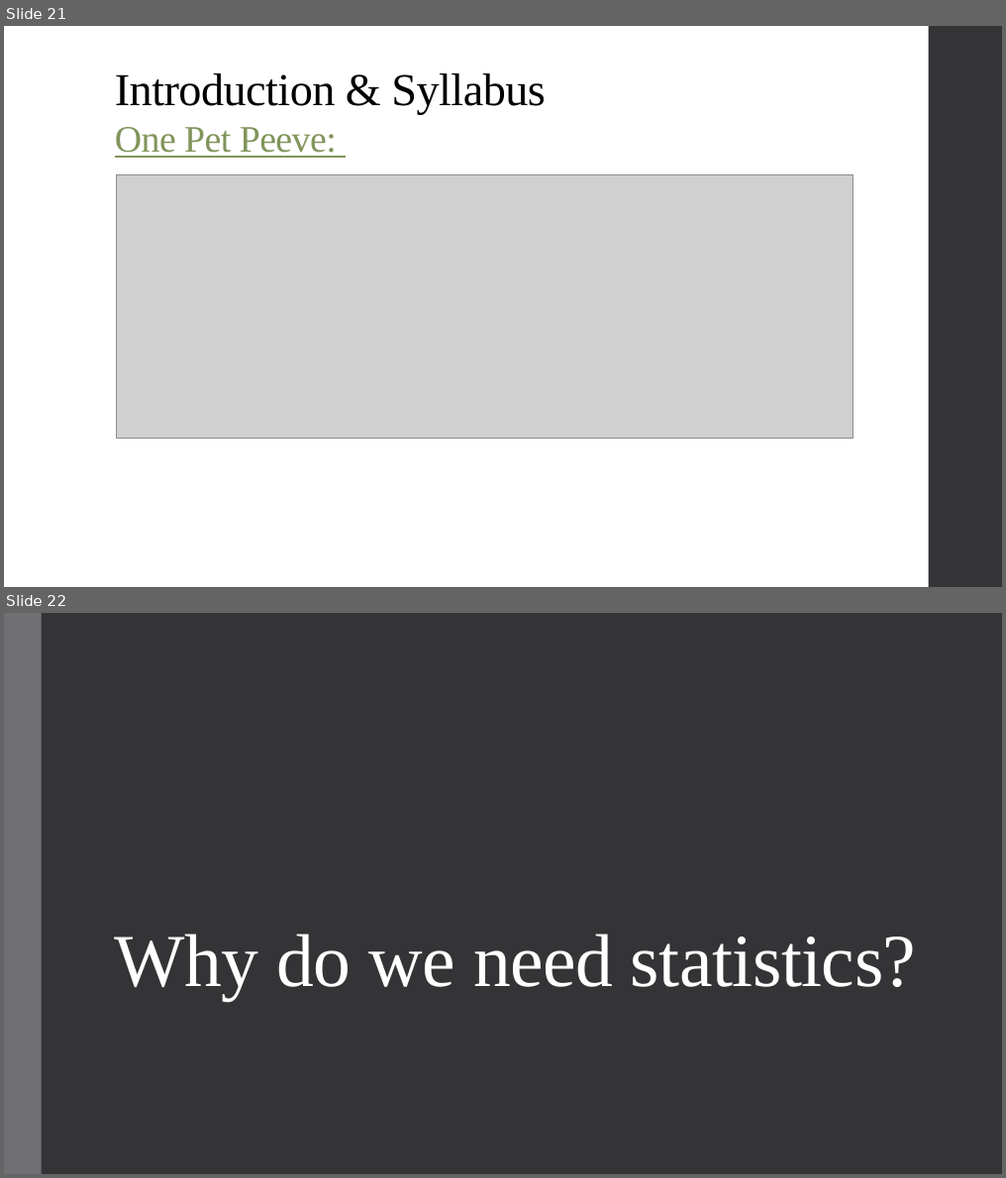
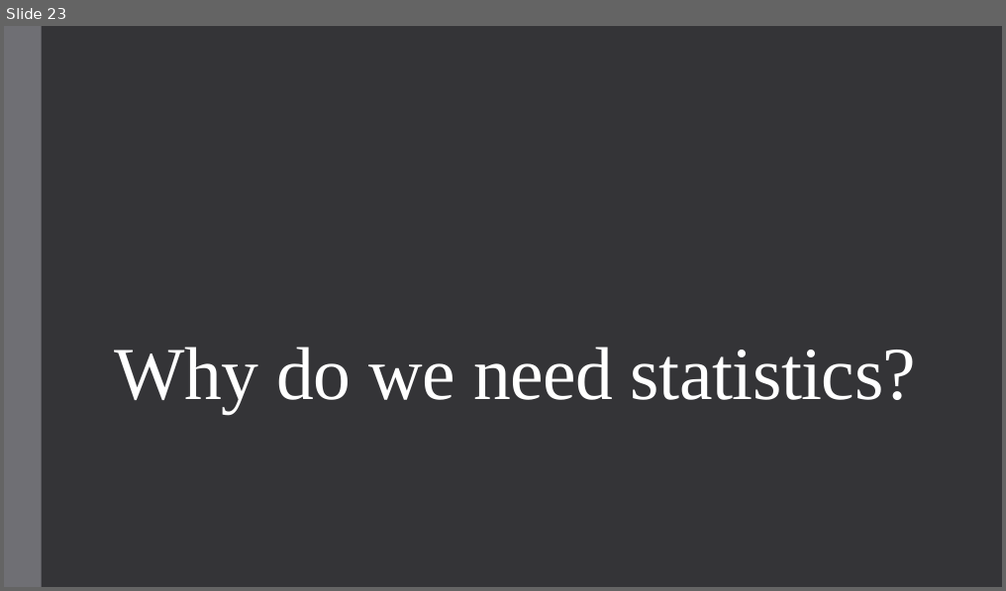
Before and after one commit to alex-hoagland/HAD5772, a slide deck: Lectures/Lecture01_Introduction/Lecture1_Intro.pptx. Shown one above the other, each under a label of ours: slides 21 and 22 before the commit, slide 23 after it. The pictures are 1006x1178 and 1006x591 pixels, drawn with LibreOffice and Linux fonts; fonts in the diff are those of the drawing; grey boxes stand for pictures. Boxes give left, top, right and bottom in pixels: in the first picture for what was removed or moved away, otherwise in the second. Text is boxed around its words. In the diff, an @@ line names an element or a change of style, - is before the commit and + after.

```diff
--- a/Lectures/Lecture01_Introduction/Lecture1_Intro.pptx
+++ b/Lectures/Lecture01_Introduction/Lecture1_Intro.pptx
@@ slide 21 removed at [4, 26, 1002, 587], background #FFFFFF @@
@@ rectangle removed at [929, 26, 1002, 587] @@
@@ text removed at [115, 74, 545, 115] @@
-Introduction & Syllabus
@@ title removed at [115, 127, 337, 158] @@
-One Pet Peeve:
@@ picture removed at [116, 174, 853, 439] @@
@@ what was slide 22 is now slide 23 @@
```
Also in this commit, not shown: 2 slides changed, 4 slides added, 1 other slide removed, 3 other files.
